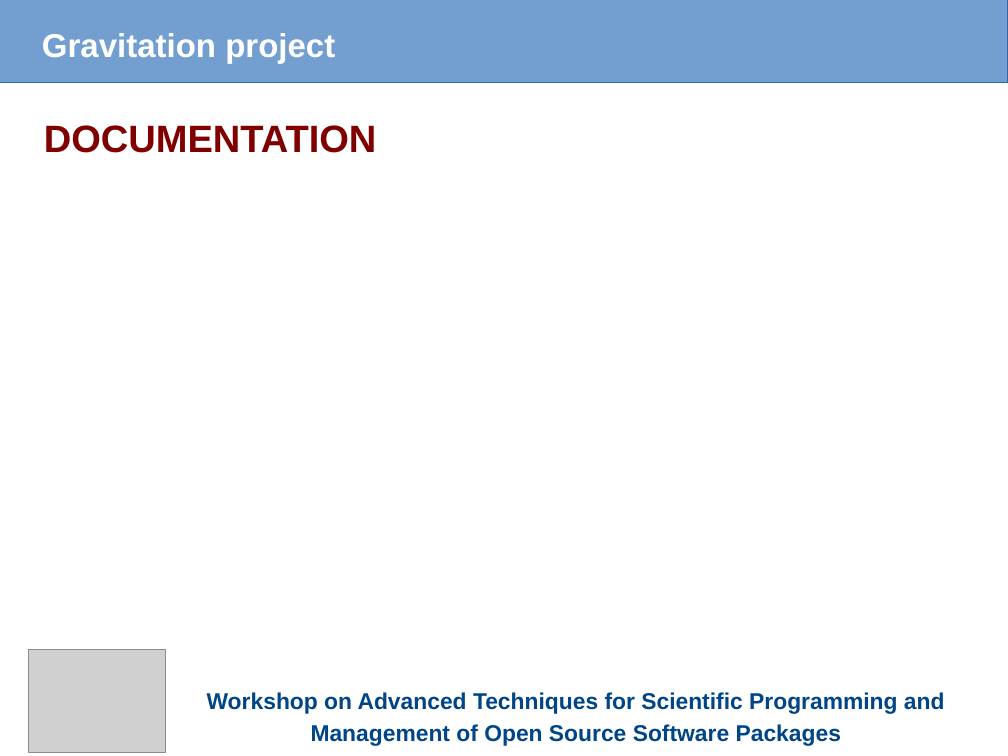
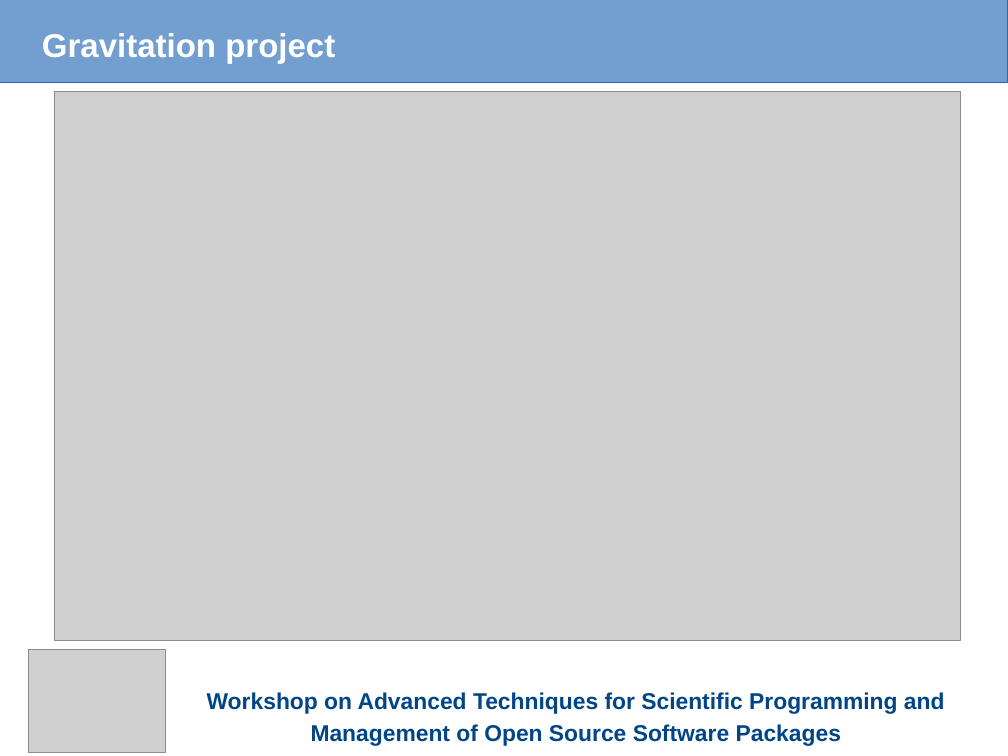
Before and after one commit to fnbellomo/GProject, a slide deck: slide 10 of Slides/Gravitation.odp (slide 15 before the commit). Drawn at 1008x756 pixels with LibreOffice and Linux fonts; fonts in the diff are those of the drawing; grey boxes stand for pictures. Boxes give left, top, right and bottom in pixels: in the first picture for what was removed or moved away, otherwise in the second. Text is boxed around its words. In the diff, an @@ line names an element or a change of style, - is before the commit and + after.

```diff
--- a/Slides/Gravitation.odp
+++ b/Slides/Gravitation.odp
@@ picture added at [55,91,960,640] @@
@@ text removed at [44,125,377,153] @@
-DOCUMENTATION
```
Also in this commit, not shown: 5 other slides changed, 1 slide added, 1 other file.
